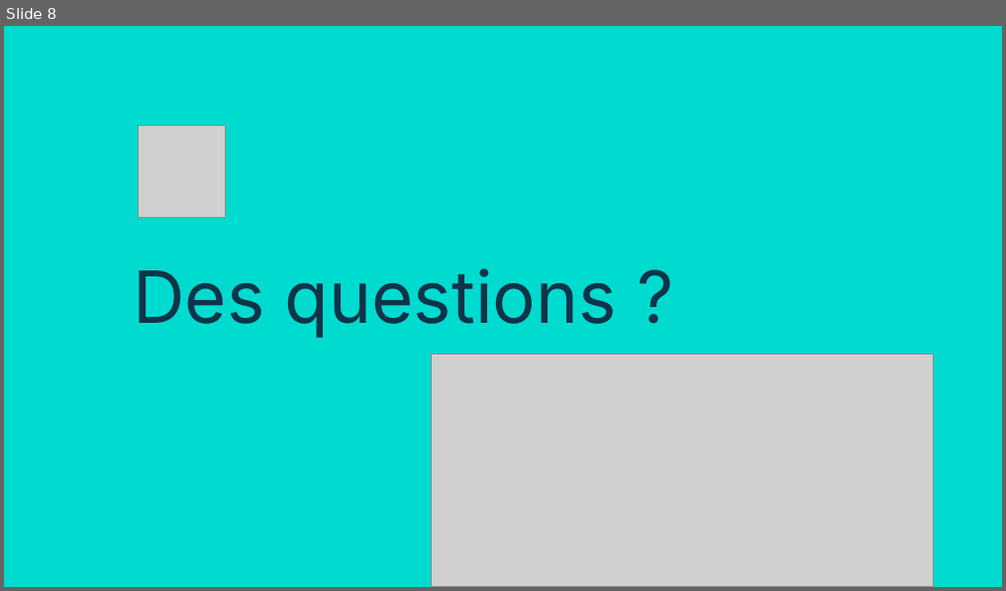
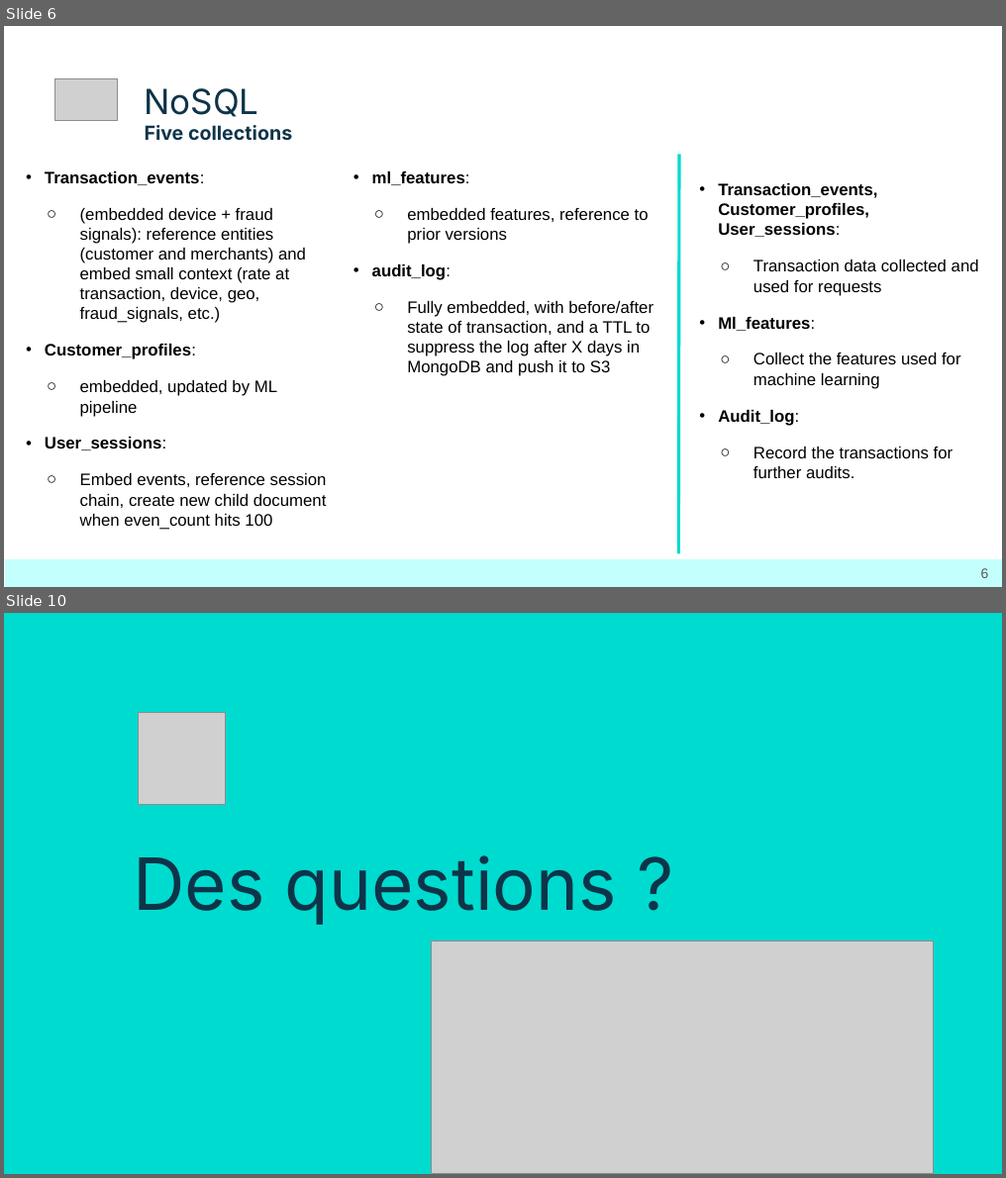
Before and after one commit to Sheikoh/Projet_Stripe, a slide deck: B2_Stripe.pptx. Shown one above the other, each under a label of ours: slide 8 before the commit, slides 6 and 10 after it; the slides between them are not shown. The pictures are 1006x591 and 1006x1178 pixels, drawn with LibreOffice and Linux fonts; fonts in the diff are those of the drawing; grey boxes stand for pictures. Boxes give left, top, right and bottom in pixels: in the first picture for what was removed or moved away, otherwise in the second. Text is boxed around its words. In the diff, an @@ line names an element or a change of style, - is before the commit and + after.

```diff
--- a/B2_Stripe.pptx
+++ b/B2_Stripe.pptx
@@ slide 6 added at (x1=4, y1=26, x2=1002, y2=587), background #FFFFFF @@
@@ picture added at (x1=54, y1=78, x2=118, y2=121) @@
@@ title added at (x1=145, y1=88, x2=259, y2=117), 25 pt, text #0E3449 @@
+NoSQL
@@ text added at (x1=145, y1=125, x2=292, y2=141), 14 pt, text #0E3449, bold @@
+Five collections
@@ text added at (x1=45, y1=172, x2=327, y2=530), 12 pt, text #000000 @@
+• Transaction_events:
+  ○ (embedded device + fraud signals): reference entities (customer and merchants) and embed small context (rate at transaction, device, geo, fraud_signals, etc.)
+• Customer_profiles:
+  ○ embedded, updated by ML pipeline
+• User_sessions:
+  ○ Embed events, reference session chain, create new child document when even_count hits 100
@@ text added at (x1=372, y1=172, x2=653, y2=376), 12 pt, text #000000 @@
+• ml_features:
+  ○ embedded features, reference to prior versions
+• audit_log:
+  ○ Fully embedded, with before/after state of transaction, and a TTL to suppress the log after X days in MongoDB and push it to S3
@@ line added from (679, 154) to (678, 554), #00DBD0 2.25 pt @@
@@ text added at (x1=718, y1=183, x2=979, y2=478), 12 pt, text #000000 @@
+• Transaction_events, Customer_profiles, User_sessions:
+  ○ Transaction data collected and used for requests
+• Ml_features:
+  ○ Collect the features used for machine learning
+• Audit_log:
+  ○ Record the transactions for further audits.
@@ rectangle added at (x1=5, y1=560, x2=1002, y2=586), fill #C3FFFC @@
@@ page number added at (x1=981, y1=569, x2=989, y2=578), 10 pt, text #595959 @@
+6
@@ what was slide 8 is now slide 10 @@
```
Also in this commit, not shown: 1 slide changed, 7 other slides added, 6 slides removed, 1 other file.
